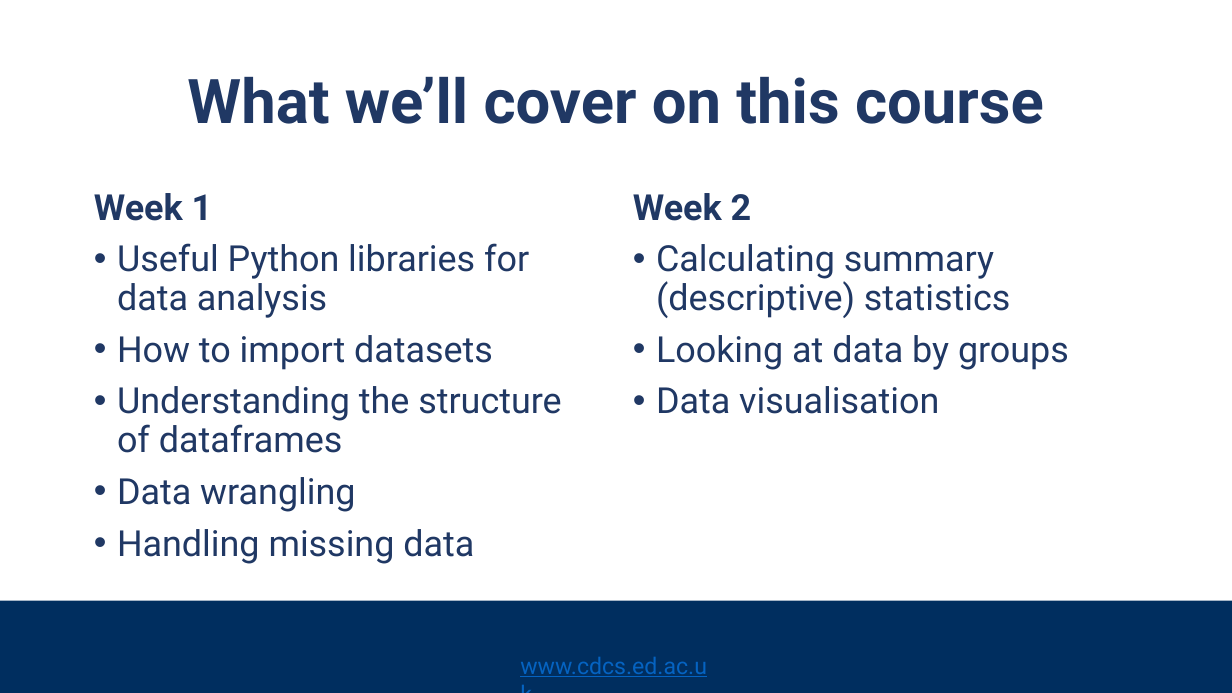
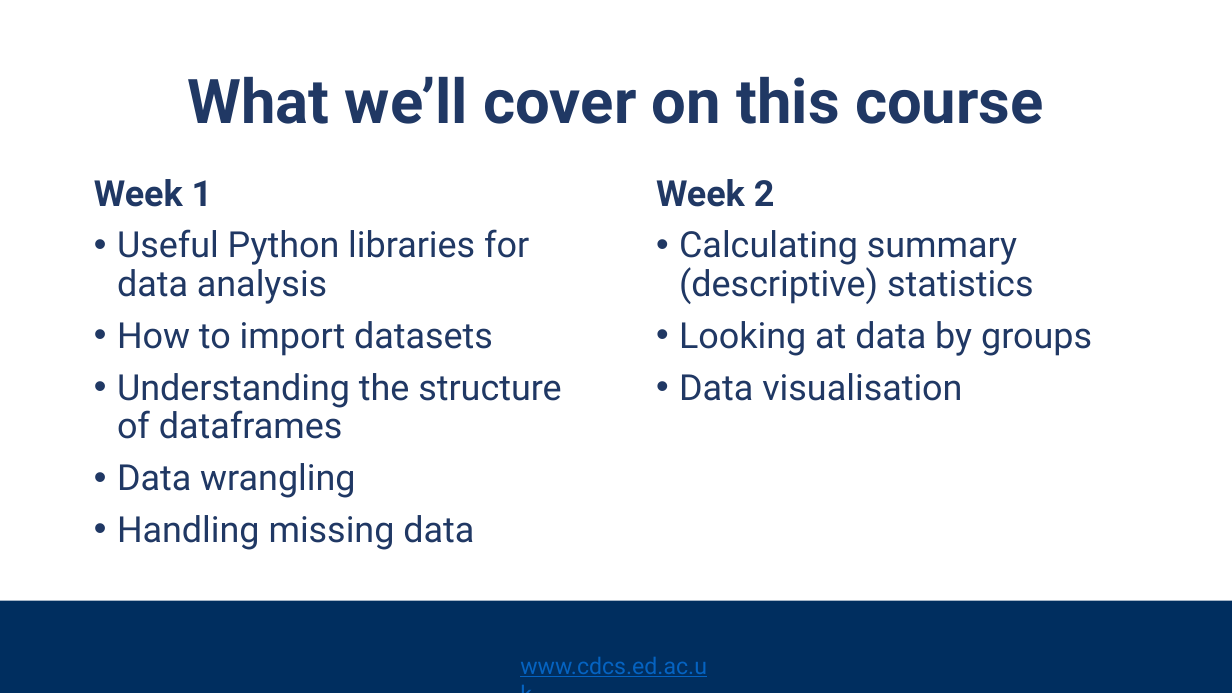
Before and after one commit to DCS-training/data-analysis-in-python, a slide deck: slide 5 of data-analysis-in-python-slides.pptx. Drawn at 1232x693 pixels with LibreOffice and Linux fonts; fonts in the diff are those of the drawing; background and template pictures are left out. Boxes give left, top, right and bottom in pixels: in the first picture for what was removed or moved away, otherwise in the second. Text is boxed around its words. In the diff, an @@ line names an element or a change of style, - is before the commit and + after.

Commit message:
Update slides

```diff
--- a/data-analysis-in-python-slides.pptx
+++ b/data-analysis-in-python-slides.pptx
@@ text "Week 1": place and size @@
-text "Week 1" at box(94, 193, 561, 564)
+text "Week 1" at box(94, 179, 561, 550)
@@ text "Week 2": place and size @@
-text "Week 2" at box(633, 193, 1069, 414)
+text "Week 2" at box(656, 179, 1092, 401)
```
